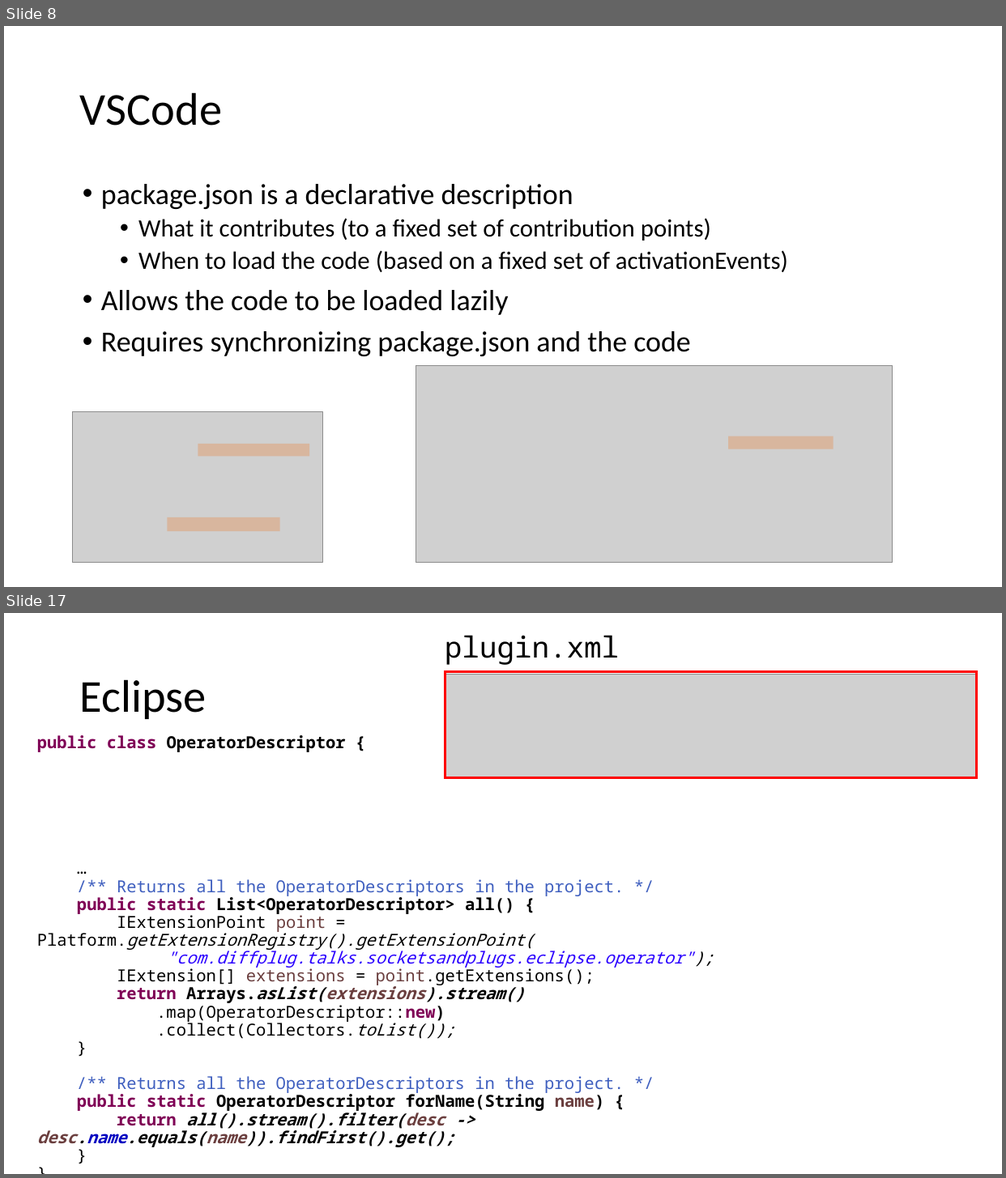
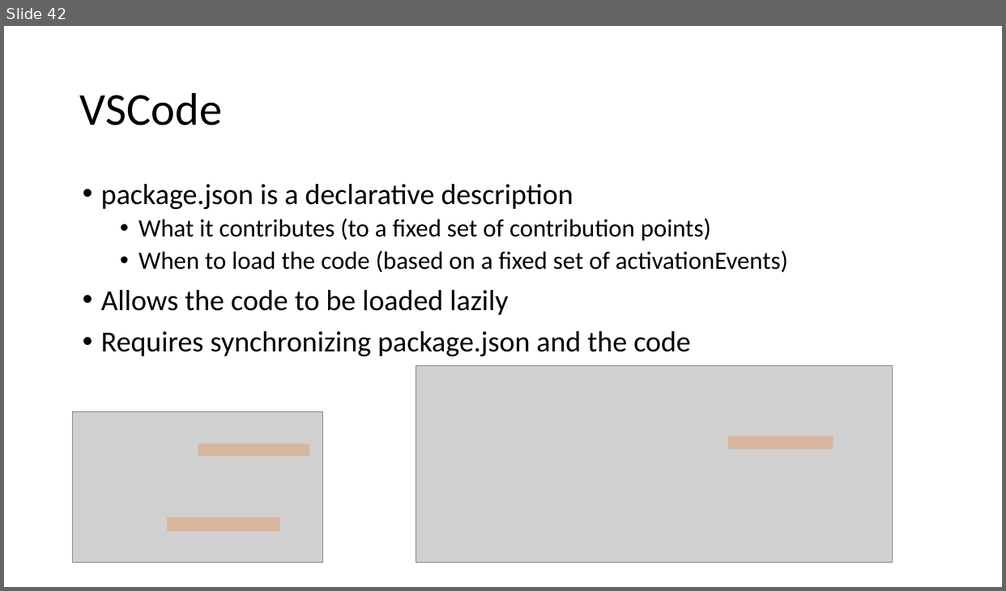
Before and after one commit to diffplug/sockets-and-plugs, a slide deck: Sockets and Plugs.pptx. Shown one above the other, each under a label of ours: slides 8 and 17 before the commit, slide 42 after it; the slides between them are not shown. The pictures are 1006x1178 and 1006x591 pixels, drawn with LibreOffice and Linux fonts; fonts in the diff are those of the drawing; grey boxes stand for pictures. Boxes give left, top, right and bottom in pixels: in the first picture for what was removed or moved away, otherwise in the second. Text is boxed around its words. In the diff, an @@ line names an element or a change of style, - is before the commit and + after.

```diff
--- a/Sockets and Plugs.pptx
+++ b/Sockets and Plugs.pptx
@@ slide 17 removed at [4, 613, 1002, 1174], background #FFFFFF @@
@@ text removed at [445, 635, 619, 665] @@
-plugin.xml
@@ title removed at [80, 679, 206, 719] @@
-Eclipse
@@ rectangle removed at [445, 672, 977, 777] @@
@@ picture removed at [446, 675, 978, 777] @@
@@ text removed at [37, 735, 714, 1148] @@
-public class OperatorDescriptor {
-…
-/** Returns all the OperatorDescriptors in the project. */
-public static List<OperatorDescriptor> all() {
-IExtensionPoint point = Platform.getExtensionRegistry().getExtensionPoint(
-"com.diffplug.talks.socketsandplugs.eclipse.operator");
-IExtension[] extensions = point.getExtensions();
-return Arrays.asList(extensions).stream()
-.map(OperatorDescriptor::new)
-.collect(Collectors.toList());
-}
-/** Returns all the OperatorDescriptors in the project. */
-public static OperatorDescriptor forName(String name) {
-return all().stream().filter(desc -> desc.name.equals(name)).findFirst().get();
-}
-}
@@ what was slide 8 is now slide 42 @@
```
Also in this commit, not shown: 11 slides changed, 9 slides added, 4 other slides removed.
